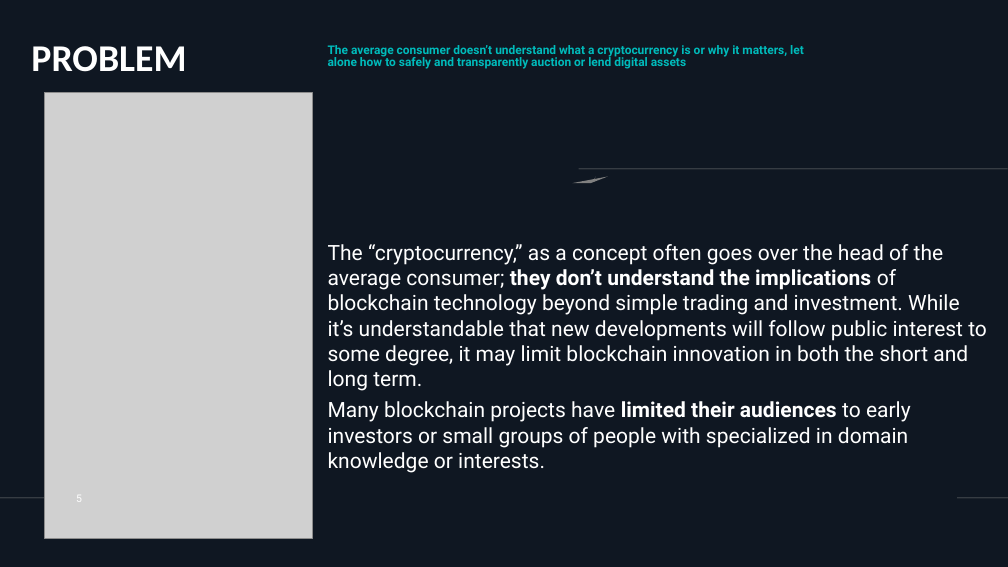
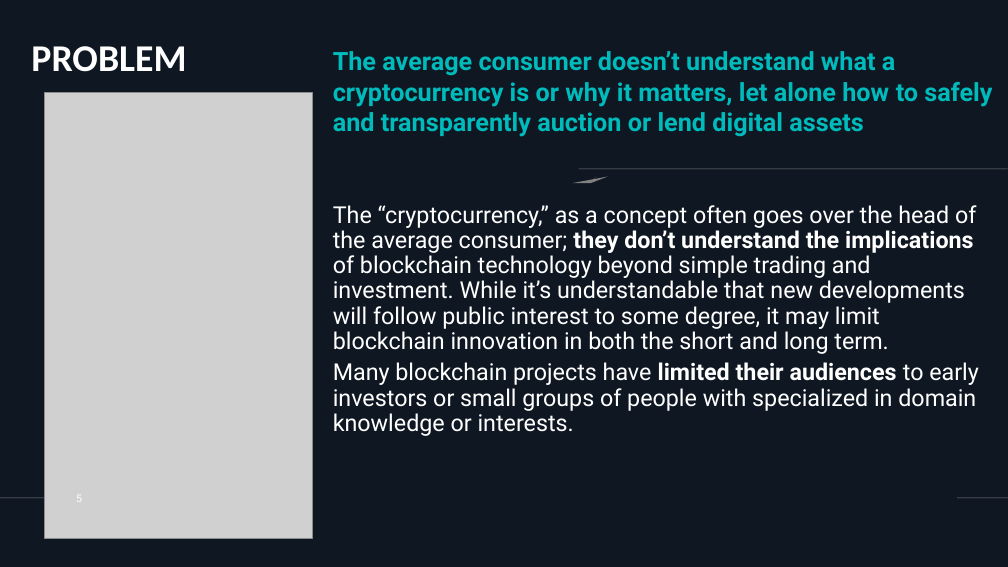
Before and after one commit to asotirov/dorahacks-berlin-hackaton-xnft, a slide deck: slide 5 of presentation.ppt. Drawn at 1008x567 pixels with LibreOffice and Linux fonts; fonts in the diff are those of the drawing; grey boxes stand for pictures. Boxes give left, top, right and bottom in pixels: in the first picture for what was removed or moved away, otherwise in the second. Text is boxed around its words. In the diff, an @@ line names an element or a change of style, - is before the commit and + after.

```diff
--- a/presentation.ppt
+++ b/presentation.ppt
@@ text "The average consumer doesn’t understand ..." at (333,51,992,137): size 11.4 to 24 pt; line spacing 0.8 to 1 @@
@@ text "The “cryptocurrency,” as a concept ...": place and size @@
-text "The “cryptocurrency,” as a concept ..." at (328,244,987,473)
+text "The “cryptocurrency,” as a concept ..." at (333,205,979,436)
@@ text "The “cryptocurrency,” as a concept ..." at (333,205,979,436): size 20 to 22.2 pt; line spacing 1 to 0.9 @@
```
Also in this commit, not shown: 10 other slides changed, 8 slides added, 7 slides removed.
